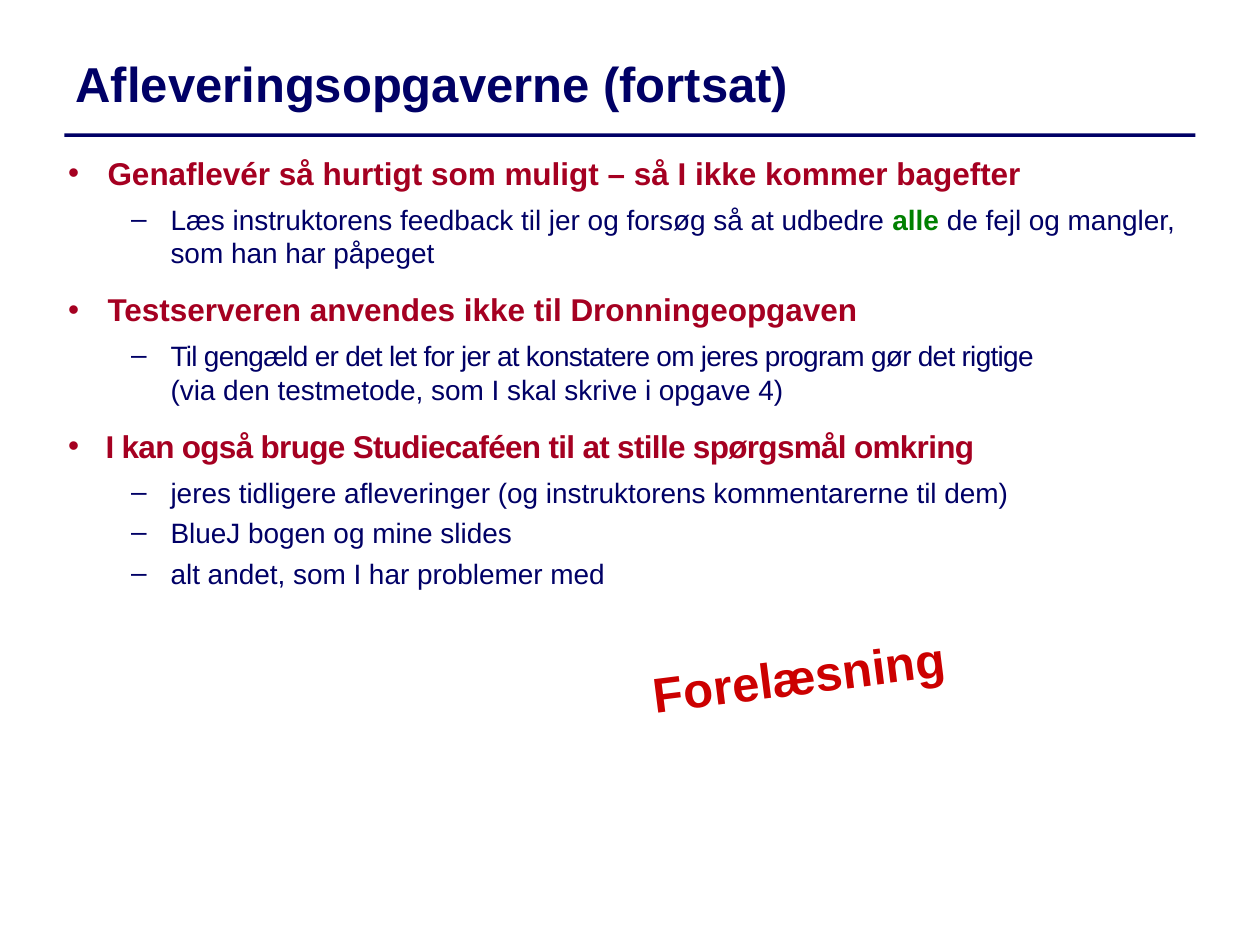
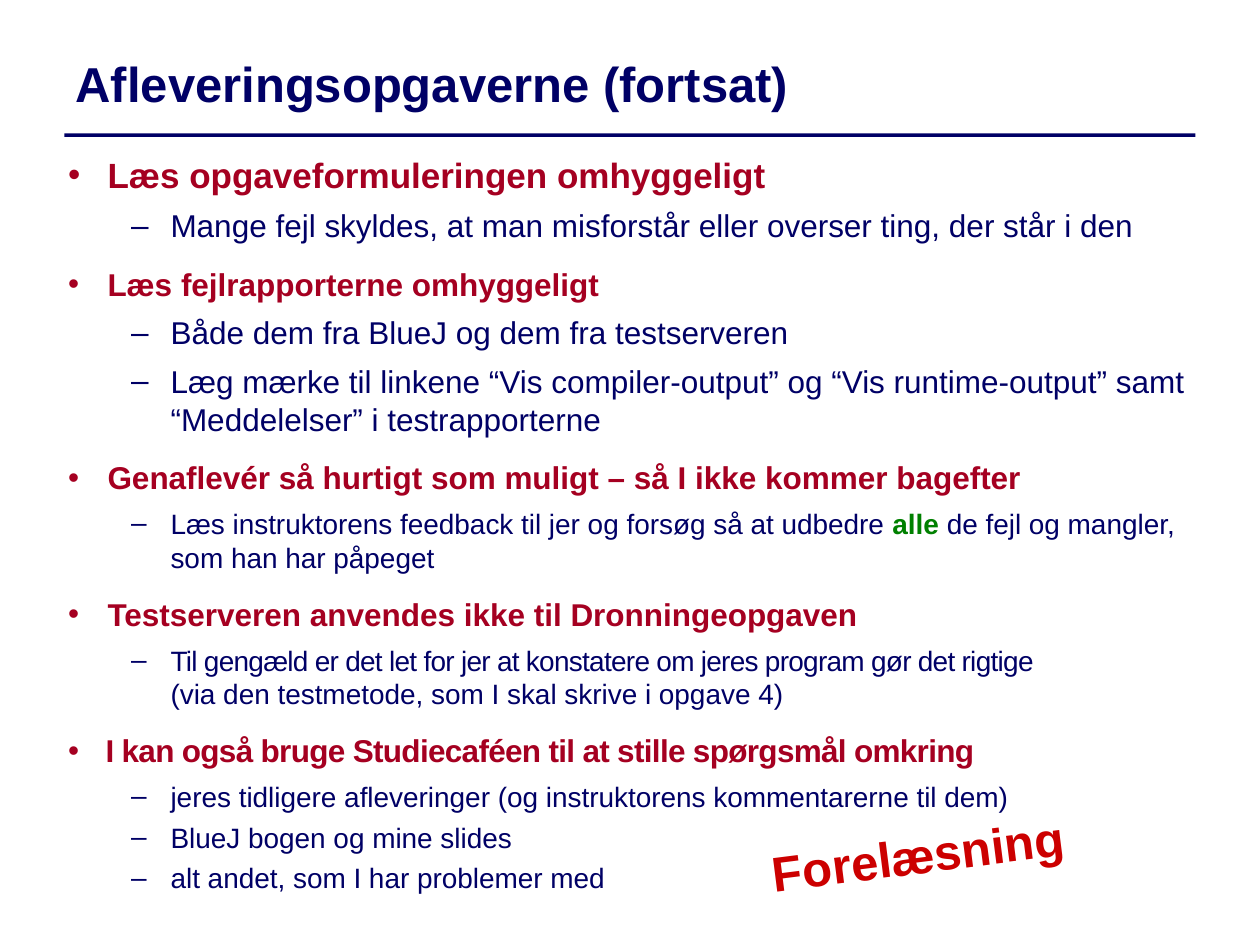
Before and after one commit to IntProgAU/Materiale, a slide deck: slide 4 of web/g24/status/Status5.pptx. Drawn at 1260x945 pixels with LibreOffice and Linux fonts; fonts in the diff are those of the drawing. Boxes give left, top, right and bottom in pixels: in the first picture for what was removed or moved away, otherwise in the second. Text is boxed around its words. In the diff, an @@ line names an element or a change of style, - is before the commit and + after.

```diff
--- a/web/g24/status/Status5.pptx
+++ b/web/g24/status/Status5.pptx
@@ text at [108, 162, 1184, 437]: paragraphs added @@
+  • Læs opgaveformuleringen omhyggeligt
+  – Mange fejl skyldes, at man misforstår eller overser ting, der står i den
+  • Læs fejlrapporterne omhyggeligt
+  – Både dem fra BlueJ og dem fra testserveren
+  – Læg mærke til linkene “Vis compiler-output” og “Vis runtime-output” samt “Meddelelser” i testrapporterne
@@ text "Forelæsning": place and size @@
-text "Forelæsning" at [571, 612, 1028, 740]
+text "Forelæsning" at [689, 791, 1147, 919]
```
Also in this commit, not shown: 2 other slides changed.
